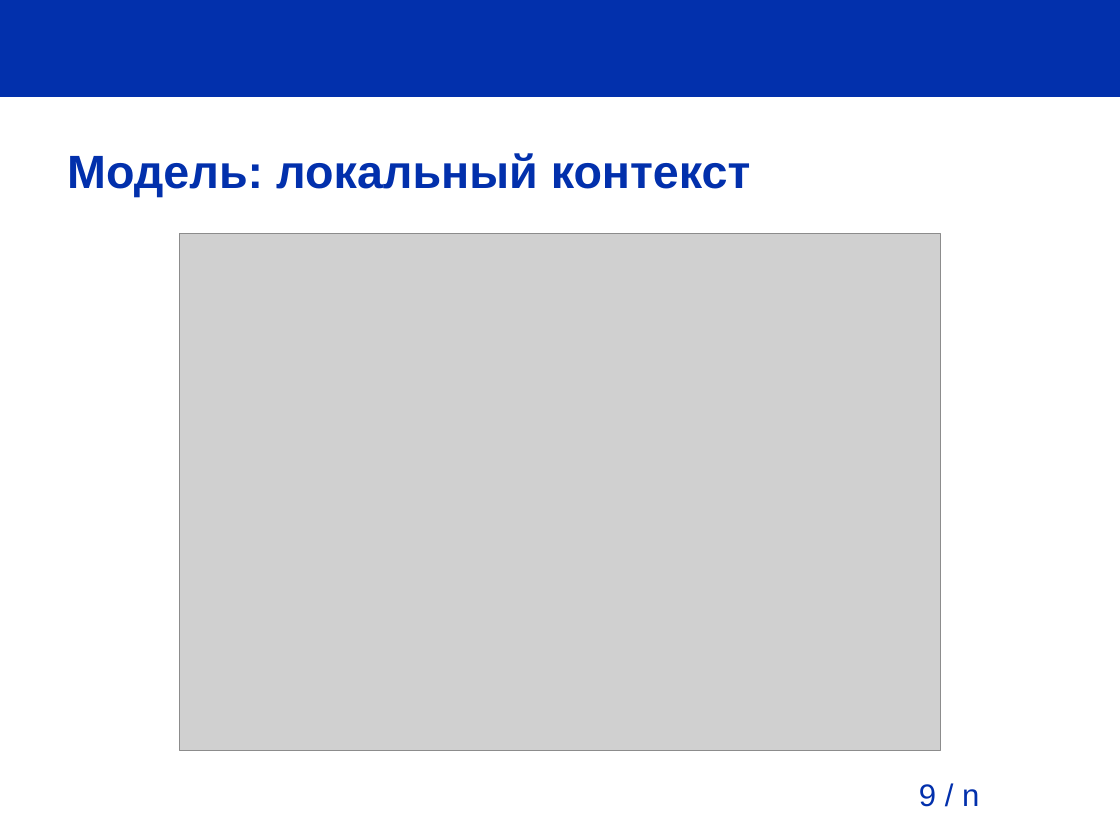
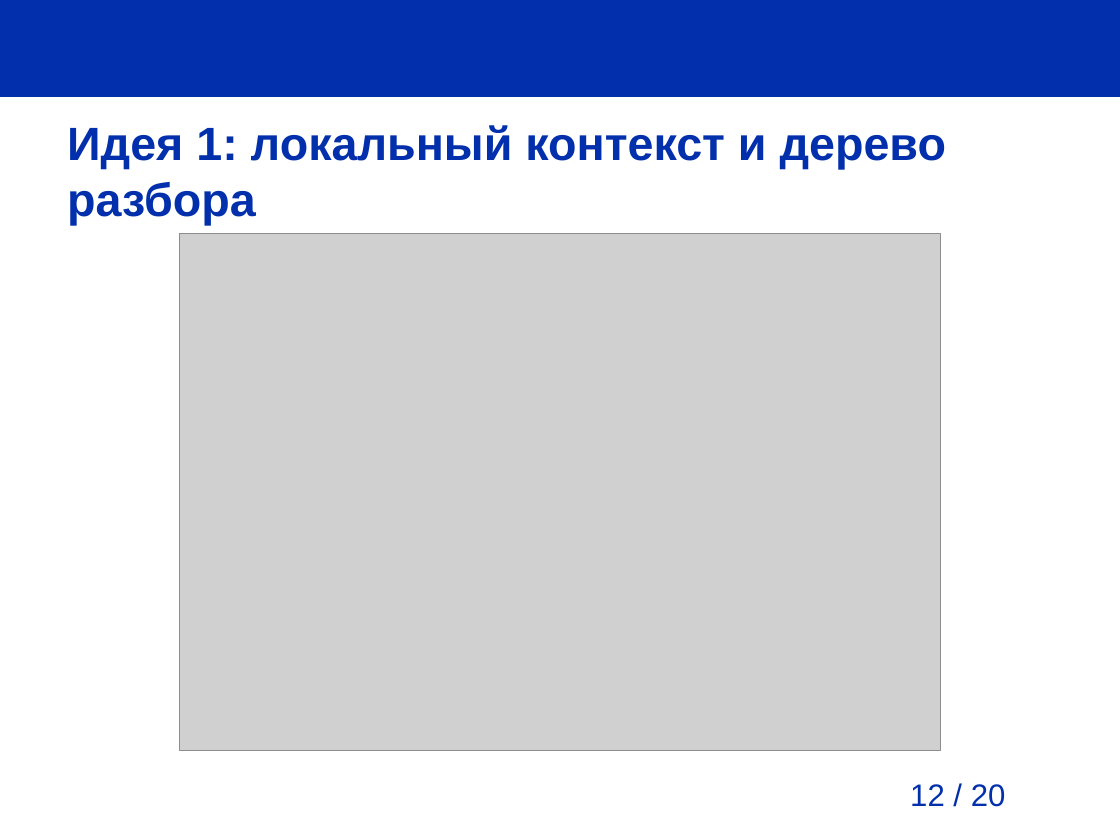
Before and after one commit to pva701/bachelor-thesis, a slide deck: slide 12 of presentation/presentation.odp (slide 9 before the commit). Drawn at 1120x840 pixels with LibreOffice and Linux fonts; fonts in the diff are those of the drawing; grey boxes stand for pictures; background and template pictures are left out. Boxes give left, top, right and bottom in pixels: in the first picture for what was removed or moved away, otherwise in the second. Text is boxed around its words. In the diff, an @@ line names an element or a change of style, - is before the commit and + after.

```diff
--- a/presentation/presentation.odp
+++ b/presentation/presentation.odp
@@ title at bbox=[67, 125, 946, 226]: text changed @@
-Модель: локальный контекст
+Идея 1: локальный контекст и дерево разбора
@@ page number at bbox=[910, 784, 1006, 807]: text changed @@
-9 / n
+12 / 20
```
Also in this commit, not shown: 12 other slides changed, 4 slides added, 1 slide removed, 13 other files.
